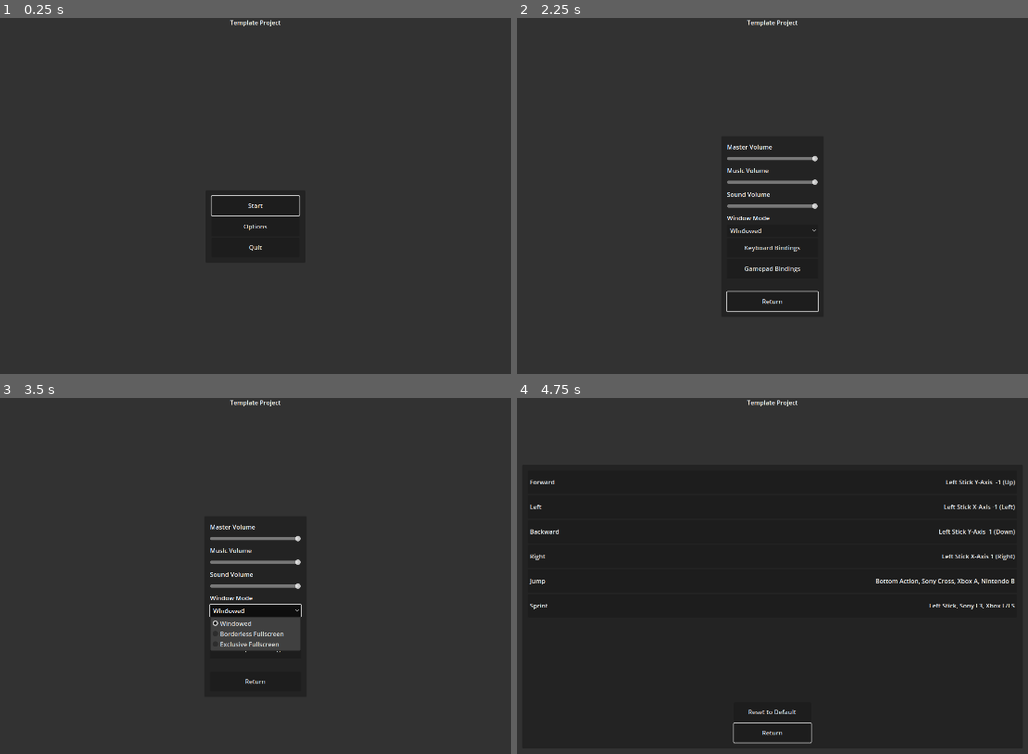
Above: before the commit, frames 1-4 (two rows, left to right).
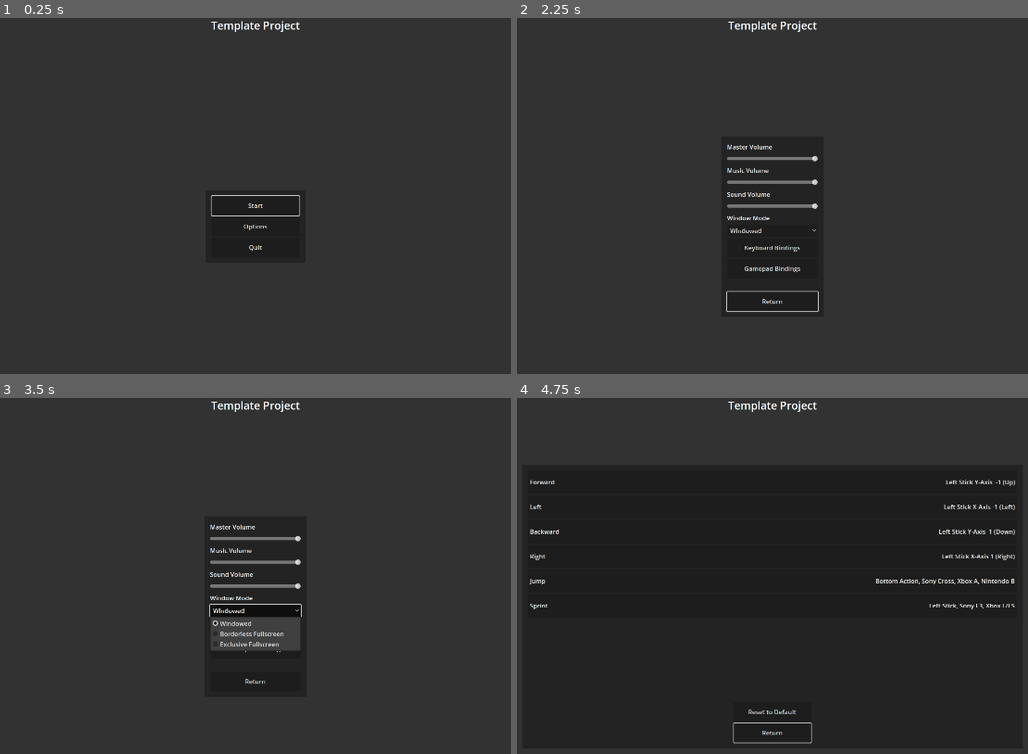
Above: after the commit, the same moments.

Repository: Kidcredible300/template-project
Game: Godot game, scene res://scenes/menu/main_menu.tscn
Two runs of this game, one before a commit and one after it. Both use one fixed random seed, a clock stepped at 60 frames per second and the inputs below.
Inputs:
- Up to frame 1 (0.25 s): no input
- Up to frame 2 (2.25 s): click "Start" at 0.5 s; click "Start" at 1.25 s; click "Options" at 2 s
- Up to frame 3 (3.5 s): click "Windowed" at 2.75 s
- Up to frame 4 (4.75 s): click "Keyboard Bindings" at 3.5 s; click "Gamepad Bindings" at 4.25 s

The runs differ from the first frame. In frame 1, 0.3% of the frame differs, in the area x 41-59%, y 0-4%; in frame 2, 0.3%; in frame 3, 0.3%; in frame 4, 0.3%.

Commit message:
Made the title a large header in the theme settings. Added sample 3D and 2D player scenes.

Diff:
--- a/scenes/menu/main_menu.tscn
+++ b/scenes/menu/main_menu.tscn
@@ -38,6 +38,7 @@
 offset_bottom = 23.0
 grow_horizontal = 2
 theme = ExtResource("1_xn6kt")
+theme_type_variation = &"HeaderLarge"
 text = "Template Project"
 horizontal_alignment = 1
 
--- /dev/null
+++ b/scenes/player/FirstPersonPlayer.tscn
@@ -0,0 +1,19 @@
+[gd_scene load_steps=4 format=3 uid="uid://y0j41ofmx7hf"]
+
+[ext_resource type="Script" uid="uid://b4flry3sj2yh" path="res://addons/first_person_controller/FirstPersonController.gd" id="1_msyj5"]
+
+[sub_resource type="CapsuleShape3D" id="CapsuleShape3D_0qlhm"]
+
+[sub_resource type="CapsuleMesh" id="CapsuleMesh_os7wr"]
+
+[node name="FirstPersonPlayer" type="CharacterBody3D"]
+script = ExtResource("1_msyj5")
+
+[node name="CollisionShape3D" type="CollisionShape3D" parent="."]
+shape = SubResource("CapsuleShape3D_0qlhm")
+
+[node name="MeshInstance3D" type="MeshInstance3D" parent="."]
+mesh = SubResource("CapsuleMesh_os7wr")
+
+[node name="Camera" type="Camera3D" parent="."]
+transform = Transform3D(1, 0, 0, 0, 1, 0, 0, 0, 1, 0, 0.620019, 0)
--- /dev/null
+++ b/scenes/player/PlatformerPlayer.tscn
@@ -0,0 +1,31 @@
+[gd_scene load_steps=5 format=3 uid="uid://dame0ghdnacu3"]
+
+[ext_resource type="Script" uid="uid://rp45q5ggxrfj" path="res://addons/ultimate_platformer_controller_2d/UltimatePlatformerController.gd" id="1_es0i7"]
+[ext_resource type="Texture2D" uid="uid://cx05jr6jbxcdd" path="res://icon.svg" id="2_qspu3"]
+
+[sub_resource type="SpriteFrames" id="SpriteFrames_wui4b"]
+animations = [{
+"frames": [{
+"duration": 1.0,
+"texture": ExtResource("2_qspu3")
+}],
+"loop": true,
+"name": &"Idle",
+"speed": 5.0
+}]
+
+[sub_resource type="RectangleShape2D" id="RectangleShape2D_er8hk"]
+size = Vector2(128, 128)
+
+[node name="PlatformerPlayer" type="CharacterBody2D" node_paths=PackedStringArray("PlayerSprite", "PlayerCollider")]
+script = ExtResource("1_es0i7")
+PlayerSprite = NodePath("AnimatedSprite2D")
+PlayerCollider = NodePath("CollisionShape2D")
+idle = true
+
+[node name="AnimatedSprite2D" type="AnimatedSprite2D" parent="."]
+sprite_frames = SubResource("SpriteFrames_wui4b")
+animation = &"Idle"
+
+[node name="CollisionShape2D" type="CollisionShape2D" parent="."]
+shape = SubResource("RectangleShape2D_er8hk")
